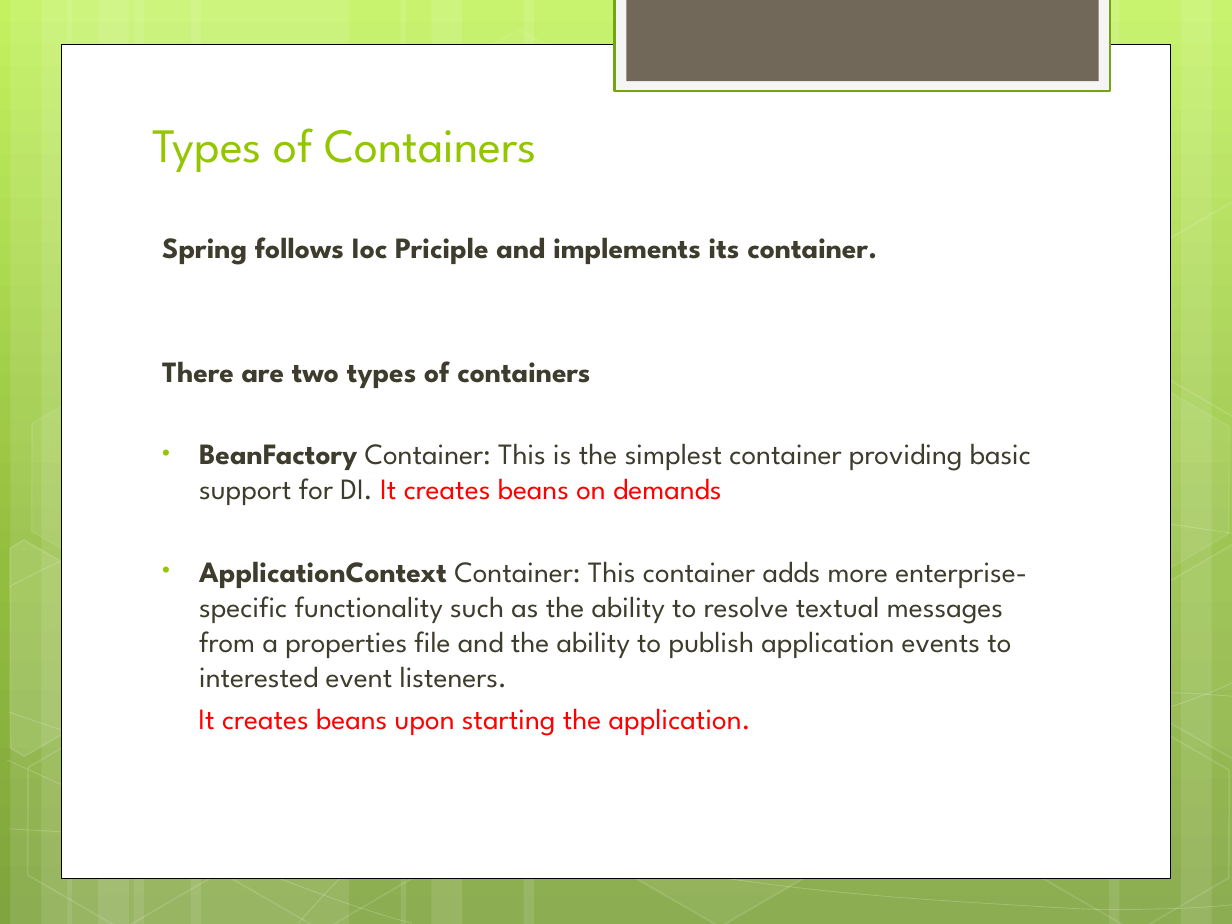
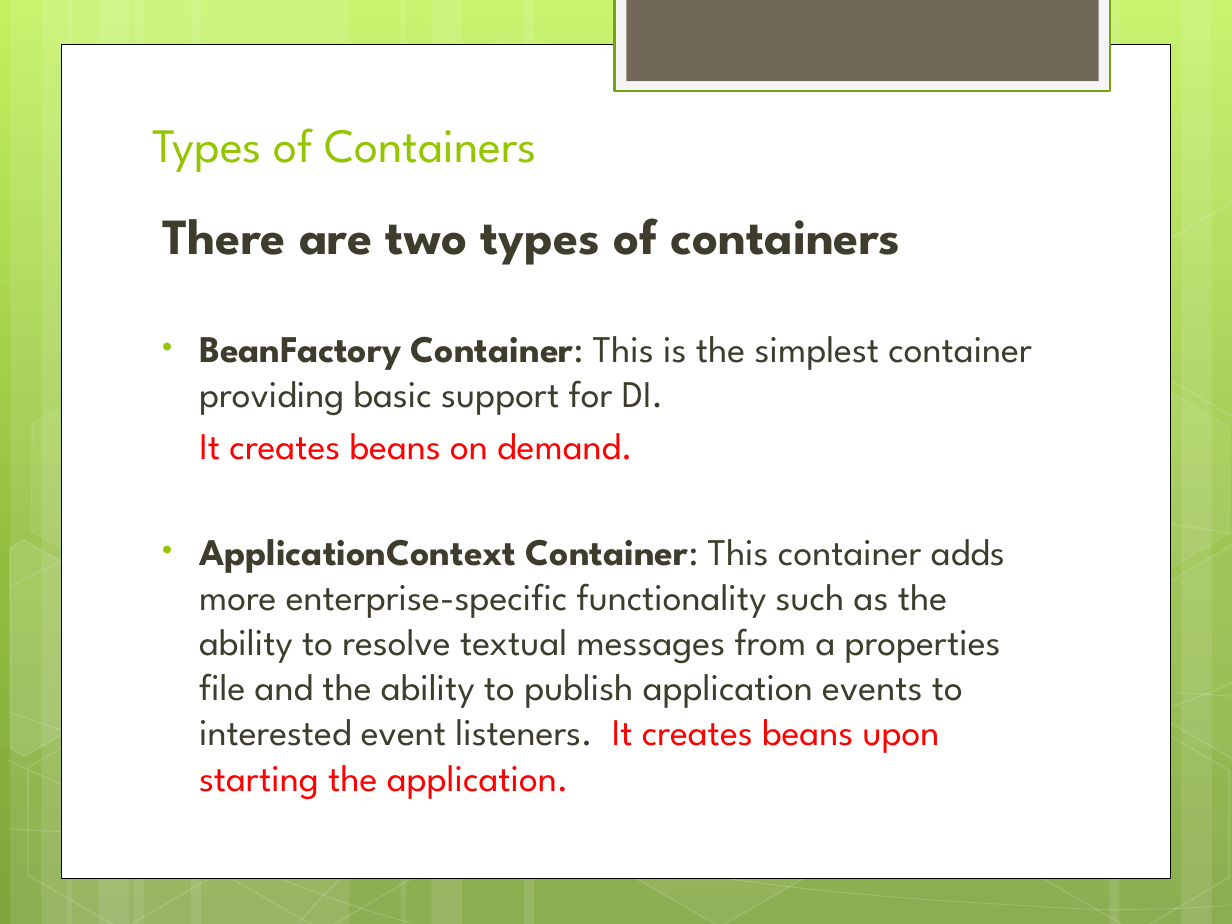
Before and after one commit to IPython-Learn/spring-java-training, a slide deck: slide 7 of SpringJavaTraining.pptx (slide 4 before the commit). Drawn at 1232x924 pixels with LibreOffice and Linux fonts; fonts in the diff are those of the drawing. Boxes give left, top, right and bottom in pixels: in the first picture for what was removed or moved away, otherwise in the second. Text is boxed around its words. In the diff, an @@ line names an element or a change of style, - is before the commit and + after.

Commit message:
spring java based config

```diff
--- a/SpringJavaTraining.pptx
+++ b/SpringJavaTraining.pptx
@@ text at [162, 237, 877, 265]: paragraph removed @@
-Spring follows Ioc Priciple and implements its container.
@@ text at [162, 218, 901, 265]: size 17.2 to 29.6 pt in "There are two types of containers"; more space between paragraphs @@
@@ text at [199, 336, 1032, 800]: text changed; size 17.2 to 22 pt @@
-• BeanFactory Container: This is the simplest container providing basic support for DI. It creates beans on demands
-• ApplicationContext Container: This container adds more enterprise-specific functionality such as the ability to resolve textual messages from a properties file and the ability to publish application events to interested event listeners.
-It creates beans upon starting the application.
+• BeanFactory Container: This is the simplest container providing basic support for DI.
+It creates beans on demand.
+• ApplicationContext Container: This container adds more enterprise-specific functionality such as the ability to resolve textual messages from a properties file and the ability to publish application events to interested event listeners. It creates beans upon starting the application.
```
Also in this commit, not shown: 6 other slides changed, 5 slides added, 1 slide removed, 8 other files.
